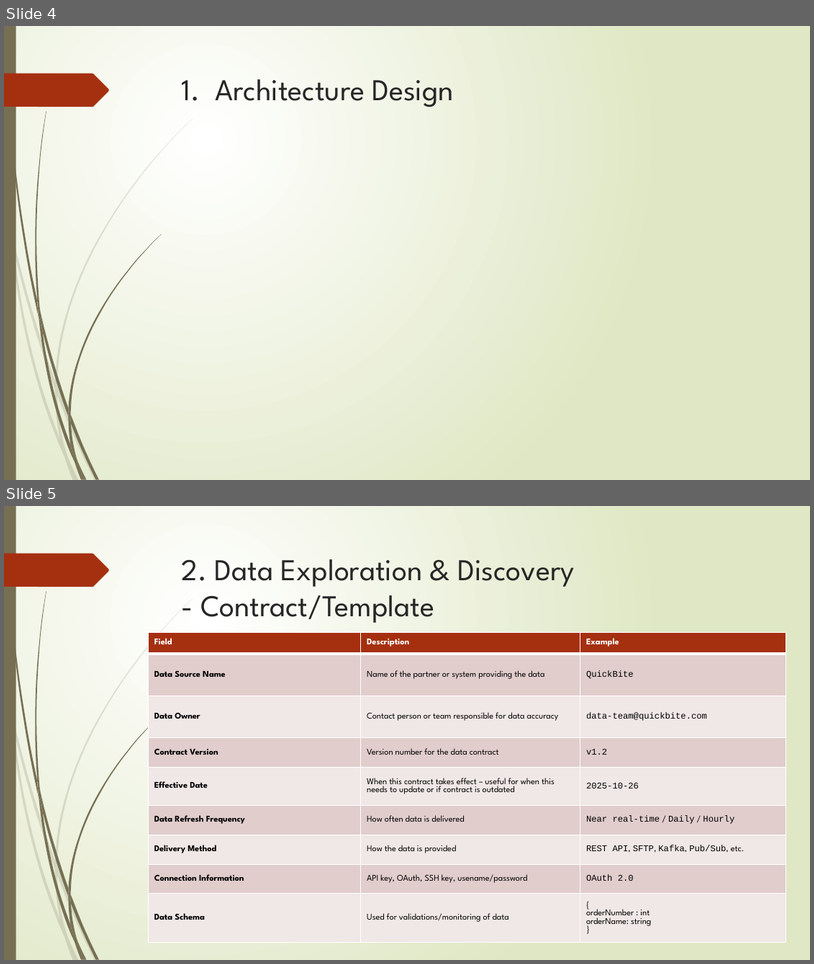
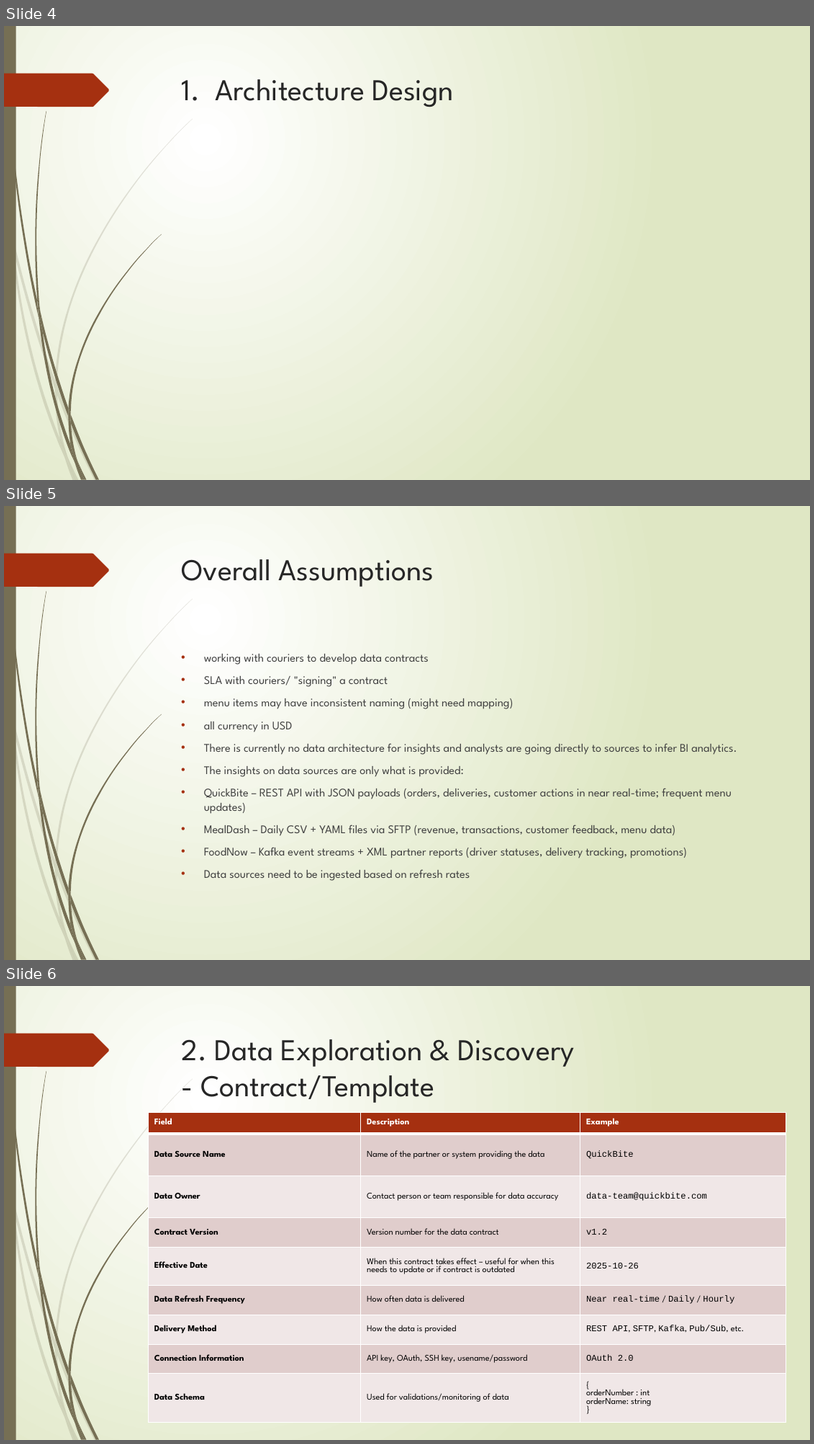
Before and after one commit to gabrielchanyk/food_insights_data_engineering, a slide deck: InsightEats Case Study.pptx. Shown one above the other, each under a label of ours: slides 4 and 5 before the commit, slides 4, 5 and 6 after it. The pictures are 814x964 and 814x1444 pixels, drawn with LibreOffice and Linux fonts; fonts in the diff are those of the drawing. Boxes give left, top, right and bottom in pixels: in the first picture for what was removed or moved away, otherwise in the second. Text is boxed around its words. In the diff, an @@ line names an element or a change of style, - is before the commit and + after.

```diff
--- a/InsightEats Case Study.pptx
+++ b/InsightEats Case Study.pptx
@@ slide 5 added at (4,506,810,960), background gradient #FFFFFF to #DFE8C4; not listed: 24 template elements that a slide beside it also shows @@
@@ title added at (182,559,435,587), 36 pt, text #262626 @@
+Overall Assumptions
@@ text added at (204,654,737,880), 13.9 pt, text #404040 @@
+• working with couriers to develop data contracts
+• SLA with couriers/ "signing" a contract
+• menu items may have inconsistent naming (might need mapping)
+• all currency in USD
+• There is currently no data architecture for insights and analysts are going directly to sources to infer BI analytics.
+• The insights on data sources are only what is provided:
+• QuickBite – REST API with JSON payloads (orders, deliveries, customer actions in near real-time; frequent menu updates)
+• MealDash – Daily CSV + YAML files via SFTP (revenue, transactions, customer feedback, menu data)
+• FoodNow – Kafka event streams + XML partner reports (driver statuses, delivery tracking, promotions)
+• Data sources need to be ingested based on refresh rates
@@ what was slide 5 is now slide 6 @@
```
Also in this commit, not shown: 9 slides changed, 2 slides removed, 7 other files.
